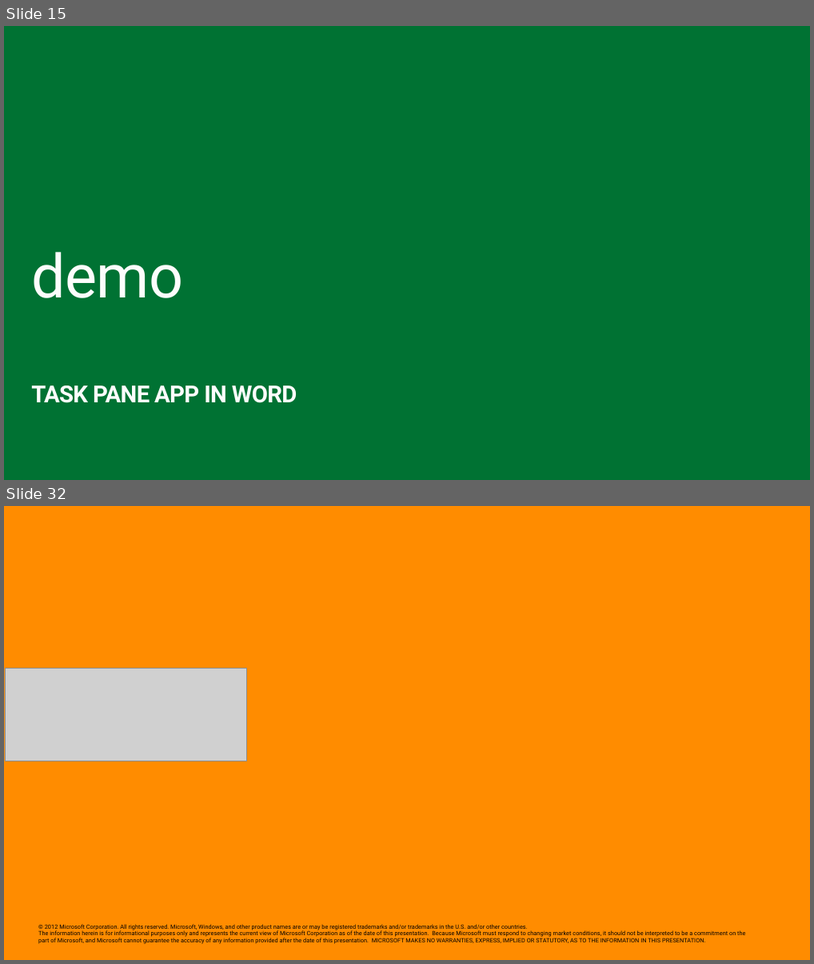
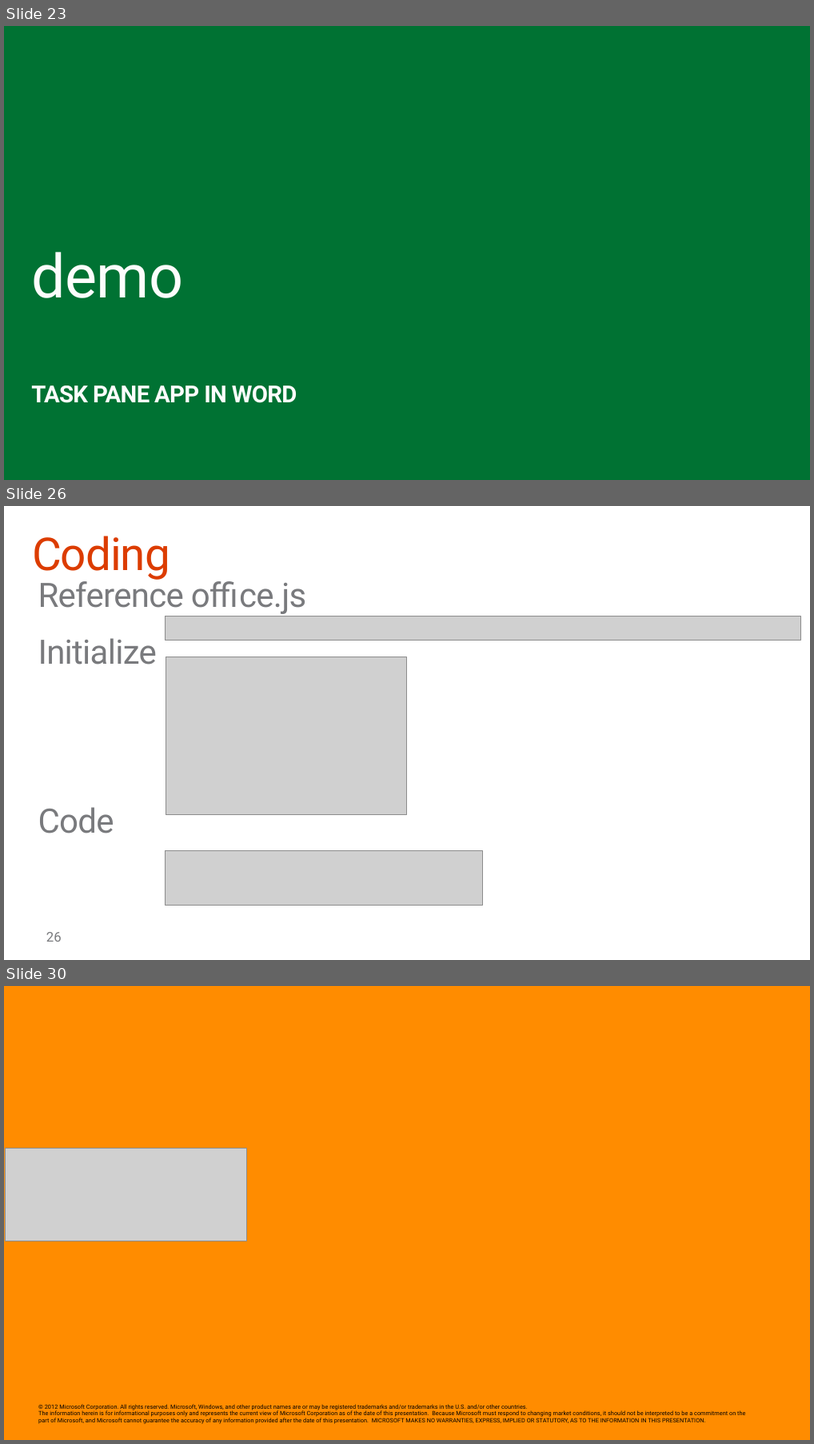
Before and after one commit to stinethebean/DevCampTraining, a slide deck: 05.Hook into Apps for Office/05.Hook into Apps for Office.pptx. Shown one above the other, each under a label of ours: slides 15 and 32 before the commit, slides 23, 26 and 30 after it; the slides between them are not shown. The pictures are 814x964 and 814x1444 pixels, drawn with LibreOffice and Linux fonts; fonts in the diff are those of the drawing; grey boxes stand for pictures; background and template pictures are left out. Boxes give left, top, right and bottom in pixels: in the first picture for what was removed or moved away, otherwise in the second. Text is boxed around its words. In the diff, an @@ line names an element or a change of style, - is before the commit and + after.

```diff
--- a/05.Hook into Apps for Office/05.Hook into Apps for Office.pptx
+++ b/05.Hook into Apps for Office/05.Hook into Apps for Office.pptx
@@ slide 26 added at (4,506,810,960), background #FFFFFF @@
@@ title added at (32,536,170,580), 55.1 pt, text #DC3C00 @@
+Coding
@@ text added at (38,576,306,833), 40.8 pt, text #797A7D @@
+Reference office.js
+Initialize
+Code
@@ picture added at (166,616,801,640) @@
@@ picture added at (166,657,407,814) @@
@@ picture added at (166,850,483,904) @@
@@ page number added at (46,932,62,941), 16.3 pt, text #797A7D @@
+26
@@ what was slide 15 is now slide 23 @@
@@ what was slide 32 is now slide 30 @@
```
Also in this commit, not shown: 3 slides changed, 21 other slides added, 24 slides removed, 1 other file.
